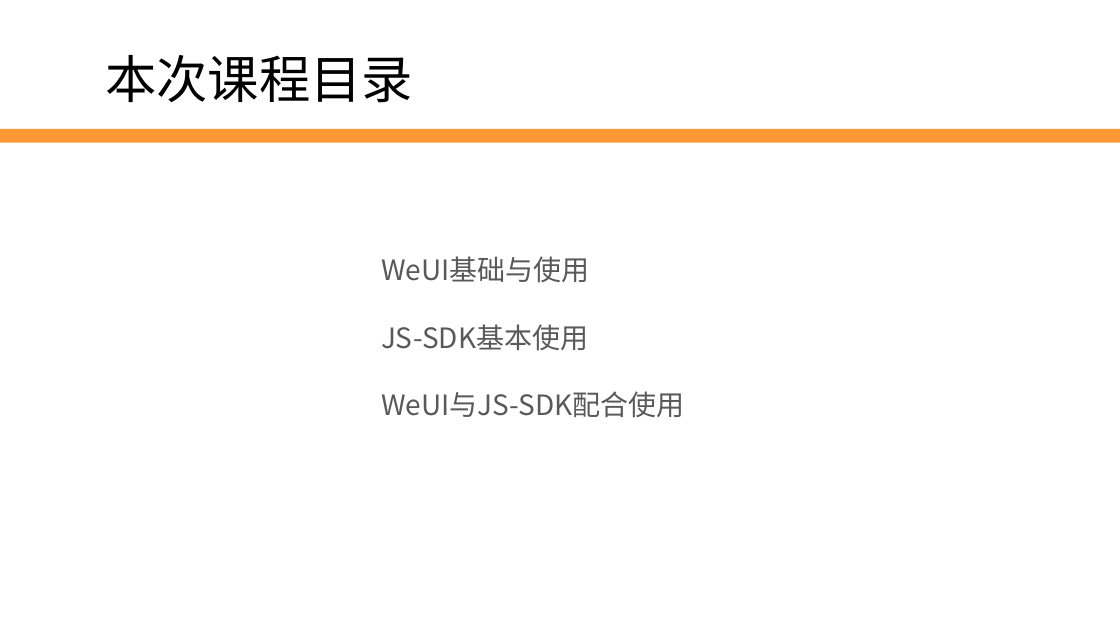
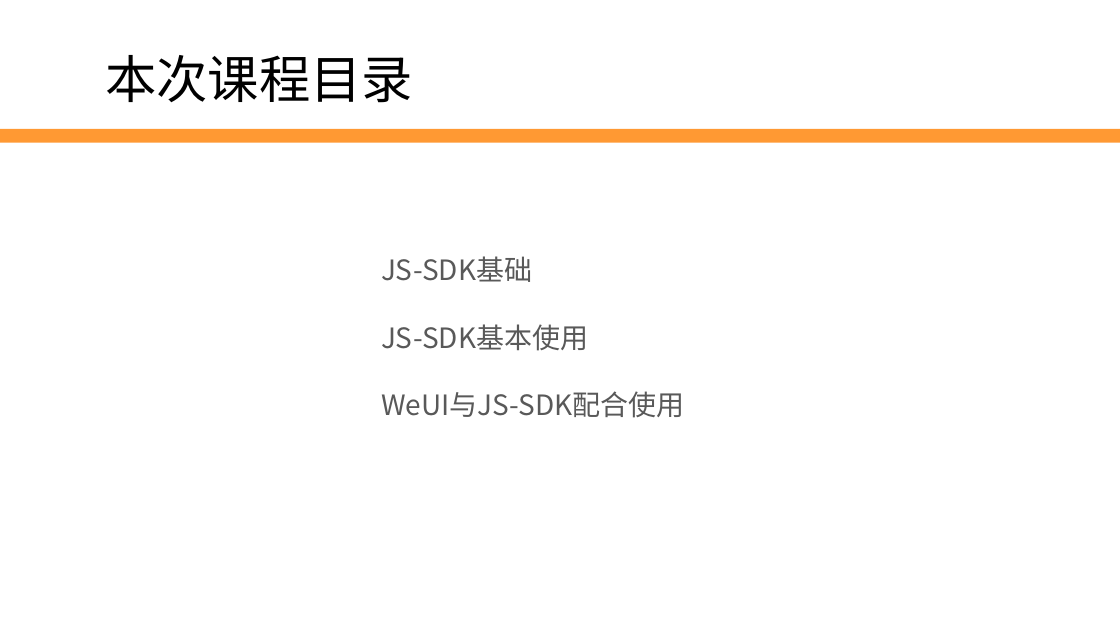
Before and after one commit to edu2act/2017-2018_1st_Wechat_Web_Programming, a slide deck: slide 2 of 第10讲 JS-SDK.pptx. Drawn at 1120x630 pixels with LibreOffice and Linux fonts; fonts in the diff are those of the drawing; background and template pictures are left out. Boxes give left, top, right and bottom in pixels: in the first picture for what was removed or moved away, otherwise in the second. Text is boxed around its words. In the diff, an @@ line names an element or a change of style, - is before the commit and + after.

```diff
--- a/第10讲 JS-SDK.pptx
+++ b/第10讲 JS-SDK.pptx
@@ text at [381, 256, 532, 282]: text changed @@
-1. WeUI基础与使用
+1. JS-SDK基础
```
Also in this commit, not shown: 2 other slides changed, 1 other file.
